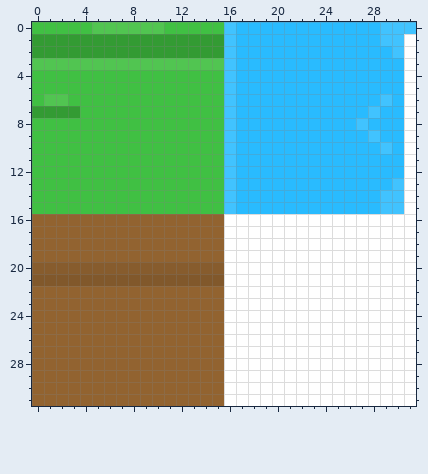
Pixel-art sprite, stored at Assets/Meshs/Blocs/Lake/LakeIn.png. That is the earlier state.
The file is 32x32 pixels. Colours within 5 levels of each other are drawn and written as one.
And afterwards:
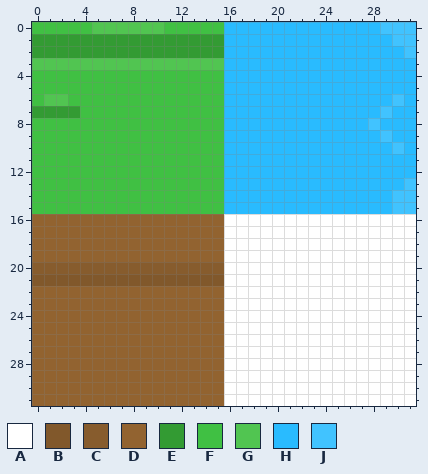
Palette (. is transparent): A #ffffff  B #81582b  C #875c2d  D #926330  E #339b33  F #40c043  G #51c551  H #29bbff  J #41c3ff
The edit:
y 0: x 16 J -> H
y 1: x 16 J -> H; x 29 J -> H; x 31 A -> J
y 2: x 16 J -> H; x 30..31 JA -> HJ
y 3..5: x 16 J -> H; x 31 A -> H
y 6: x 16 J -> H; x 29..31 JHA -> HJH
y 7: x 16 J -> H; x 28..29 JH -> HJ; x 31 A -> H
y 8: x 16 J -> H; x 27..28 JH -> HJ; x 31 A -> H
y 9: x 16 J -> H; x 28..29 JH -> HJ; x 31 A -> H
y 10: x 16 J -> H; x 29..31 JHA -> HJH
y 11..12: x 16 J -> H; x 31 A -> H
y 13: x 16 J -> H; x 30..31 JA -> HJ
y 14..15: x 16 J -> H; x 29 J -> H; x 31 A -> J
Where, in picture pixels (left, top, right, bottom), the same in both pictures:
changed: (224, 22, 236, 214)
changed: (356, 34, 416, 214)
